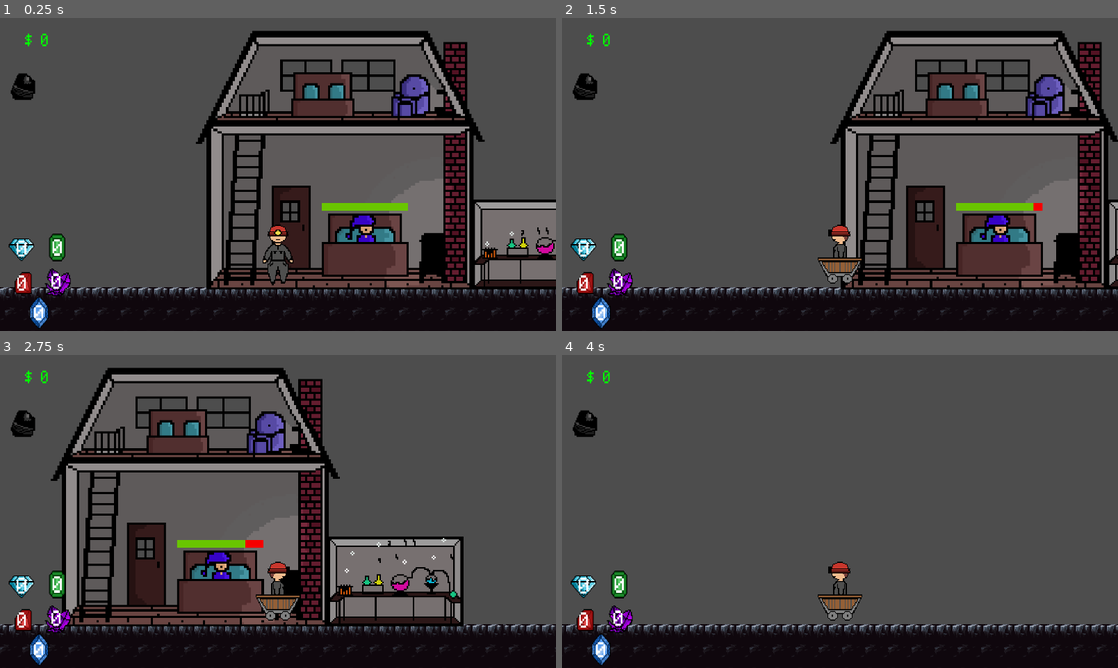
Above: before the commit, frames 1-4 (two rows, left to right).
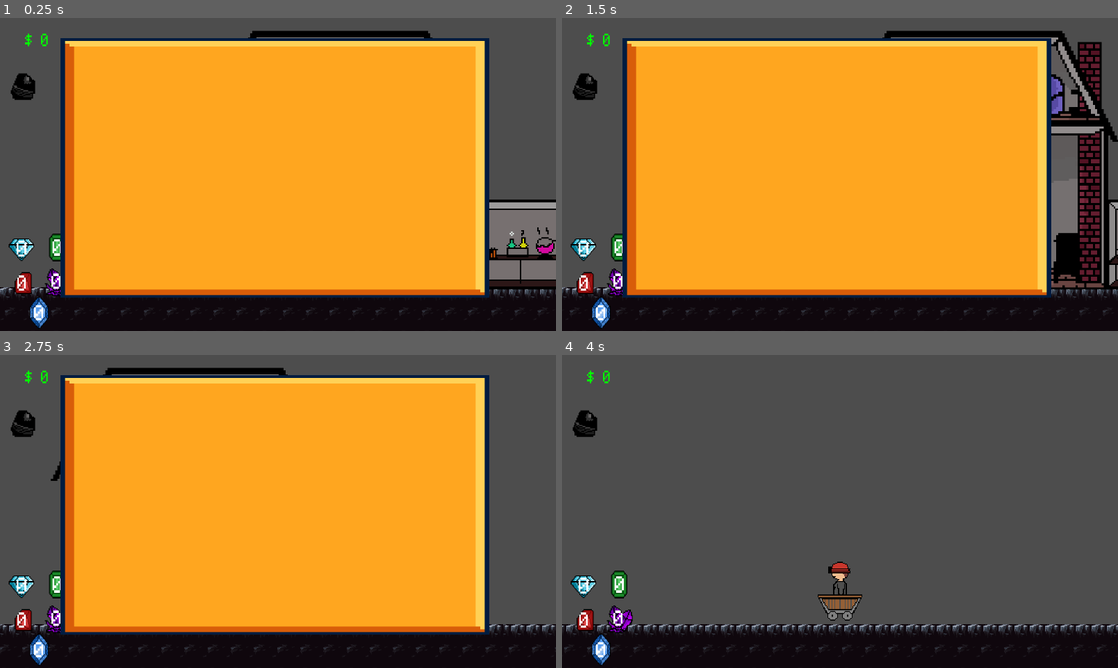
Above: after the commit, the same moments.

Repository: Jrees98/Pirate_Jam_15
Game: Godot game, scene res://Scenes/main.tscn
Same seed, same stepped clock (60 frames per second), same inputs: the game is played once before the commit and once after it. The project has no main scene, so this scene is started directly.
Inputs (mouse positions are in pixels of both pictures, inside the frame that each line leads up to):
- Up to frame 1 (0.25 s): no input
- Up to frame 2 (1.5 s): move the mouse to (962, 158) at 0.52 s; hold D (move_right) 0.53-1.28 s; hold E (interact) 0.53-1.28 s; move the mouse to (728, 190) at 1.27 s; hold A (move_left) from 1.28 s (still down); tap M (minecart) at 1.35 s
- Up to frame 3 (2.75 s): move the mouse to (333, 442) at 2.02 s; release A (move_left) at 2.03 s; hold D (move_right) from 2.03 s (still down); hold E (interact) from 2.03 s (still down)
- Up to frame 4 (4 s): move the mouse to (812, 574) at 2.77 s; release E (interact) at 2.78 s; tap M (minecart) at 2.85 s; move the mouse to (1006, 558) at 3.52 s; release D (move_right) at 3.53 s; hold A (move_left) from 3.53 s (still down); hold E (interact) from 3.53 s (still down)

The runs differ from the first frame. In frame 1, 64% of the frame differs, in the area x 10-88%, y 6-90%; in frame 2, 64%; in frame 3, 64%; in frame 4, nothing differs.

Commit message:
add arrow sprite

Diff:
--- a/Scenes/alchemist.gd
+++ b/Scenes/alchemist.gd
@@ -2,4 +2,9 @@
 
 
 func _on_body_entered(body):
-	print("hello")
+	$CanvasLayer.show()
+
+
+
+func _on_body_exited(body):
+	$CanvasLayer.hide()
--- a/Scenes/alchemist.tscn
+++ b/Scenes/alchemist.tscn
@@ -60,14 +60,13 @@
 [node name="AnimatedSprite2D" type="AnimatedSprite2D" parent="."]
 sprite_frames = SubResource("SpriteFrames_506gj")
 autoplay = "default"
-frame_progress = 0.802142
+frame_progress = 0.908151
 
 [node name="CollisionShape2D" type="CollisionShape2D" parent="."]
 position = Vector2(-5, 33)
 shape = SubResource("RectangleShape2D_ykcnq")
 
 [node name="CanvasLayer" type="CanvasLayer" parent="."]
-visible = false
 
 [node name="Panel" type="Panel" parent="CanvasLayer"]
 anchors_preset = 15
@@ -83,3 +82,4 @@
 texture = ExtResource("2_ytyaj")
 
 [connection signal="body_entered" from="." to="." method="_on_body_entered"]
+[connection signal="body_exited" from="." to="." method="_on_body_exited"]
Binary file added: Assets/arrow.png
Not shown, added: Assets/arrow.png.import
